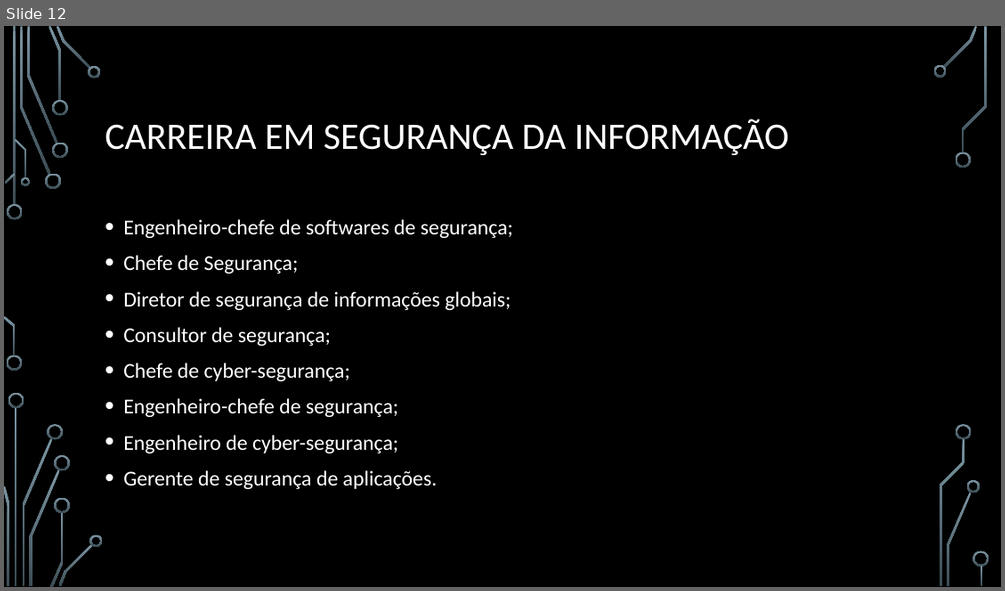
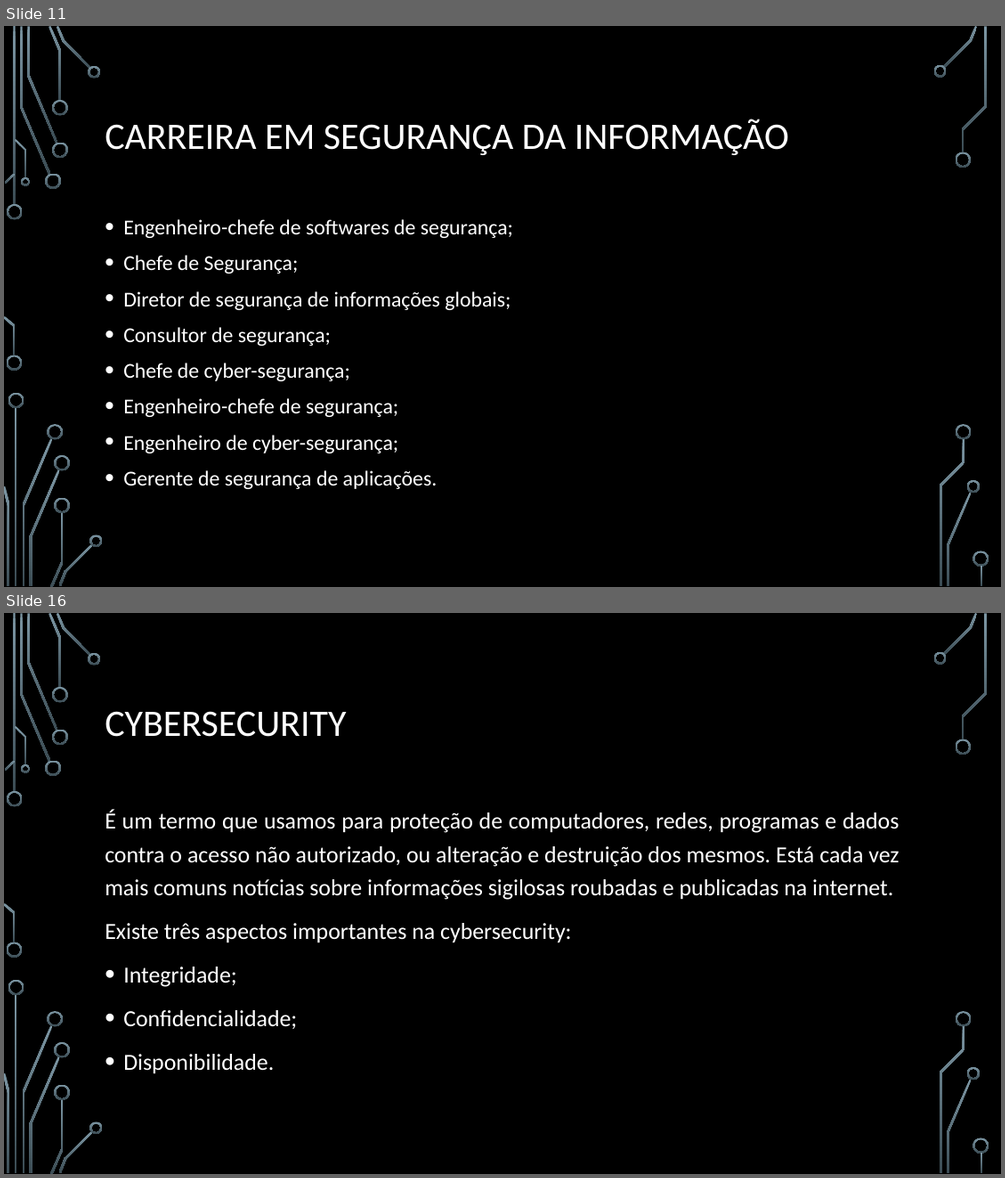
Before and after one commit to webbester/RodrigodAnjos, a slide deck: PI - Seg de Software/information_security.pptx. Shown one above the other, each under a label of ours: slide 12 before the commit, slides 11 and 16 after it; the slides between them are not shown. The pictures are 1005x591 and 1005x1178 pixels, drawn with LibreOffice and Linux fonts; fonts in the diff are those of the drawing; background and template pictures are left out. Boxes give left, top, right and bottom in pixels: in the first picture for what was removed or moved away, otherwise in the second. Text is boxed around its words. In the diff, an @@ line names an element or a change of style, - is before the commit and + after.

```diff
--- a/PI - Seg de Software/information_security.pptx
+++ b/PI - Seg de Software/information_security.pptx
@@ slide 16 added at bbox=[4, 613, 1001, 1174], background picture (left out); not listed: 36 template elements that a slide beside it also shows @@
@@ title added at bbox=[105, 711, 346, 737], 36 pt, text #FFFFFF @@
+CYBERSECURITY
@@ text added at bbox=[105, 810, 898, 1074], 22.2 pt, text #FFFFFF @@
+É um termo que usamos para proteção de computadores, redes, programas e dados contra o acesso não autorizado, ou alteração e destruição dos mesmos. Está cada vez mais comuns notícias sobre informações sigilosas roubadas e publicadas na internet.
+Existe três aspectos importantes na cybersecurity:
+• Integridade;
+• Confidencialidade;
+• Disponibilidade.
@@ what was slide 12 is now slide 11 @@
```
Also in this commit, not shown: 3 slides changed, 10 other slides added, 1 slide removed, 4 other files.
